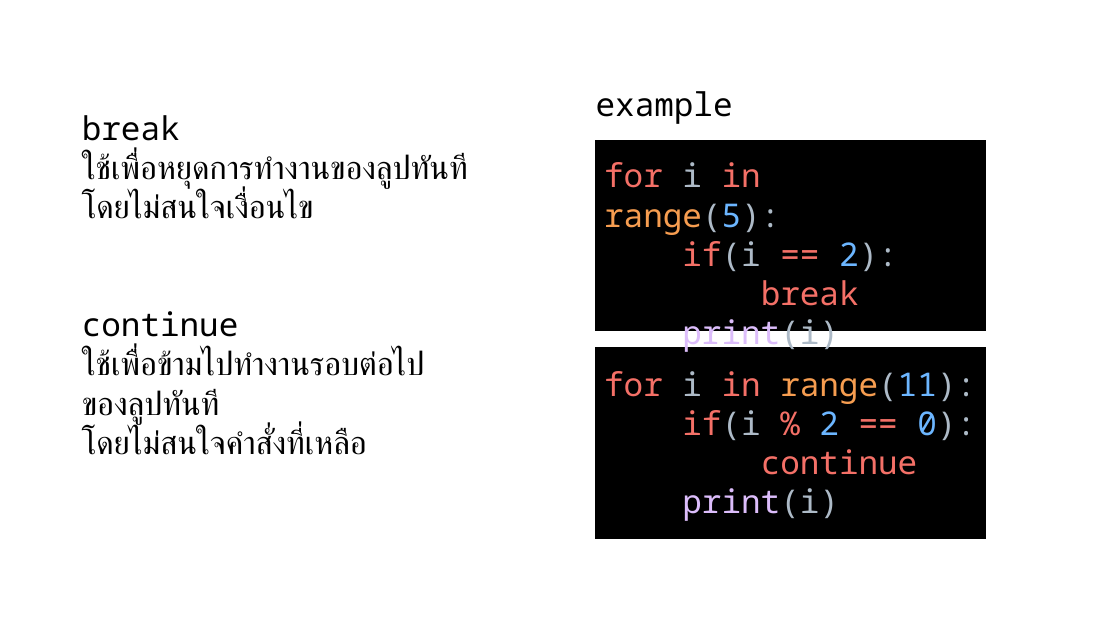
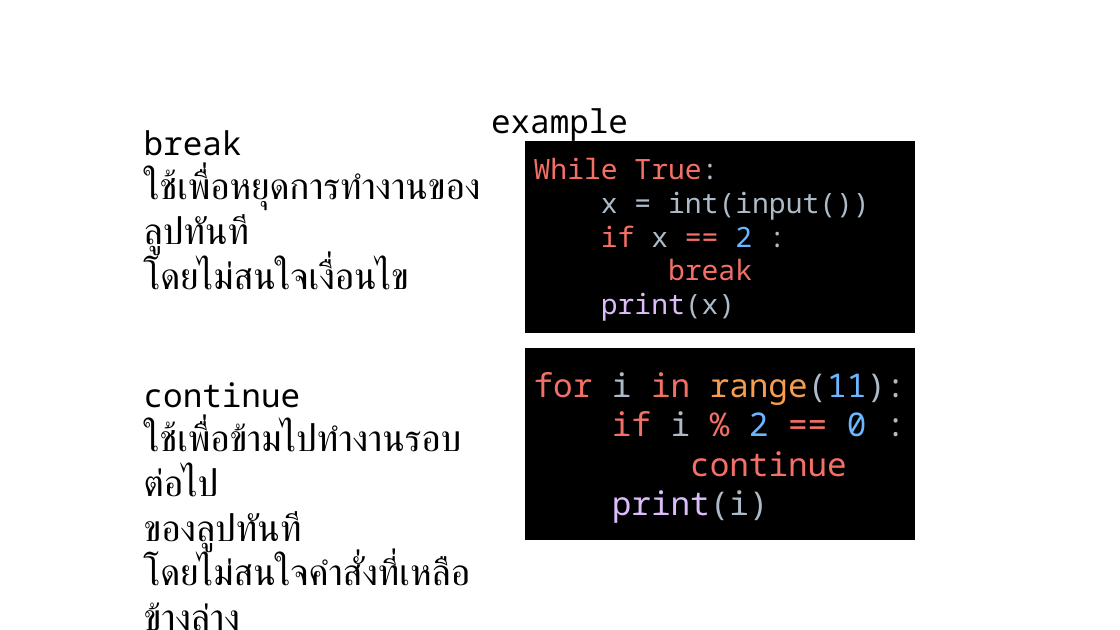
Before and after one commit to Vjumpkung/LetMeTiredPython, a slide deck: slide 18 of slide.pptx (slide 14 before the commit). Drawn at 1120x630 pixels with LibreOffice and Linux fonts; fonts in the diff are those of the drawing; background and template pictures are left out. Boxes give left, top, right and bottom in pixels: in the first picture for what was removed or moved away, otherwise in the second. Text is boxed around its words. In the diff, an @@ line names an element or a change of style, - is before the commit and + after.

```diff
--- a/slide.pptx
+++ b/slide.pptx
@@ text "break": place and size @@
-text "break" at box(82, 115, 468, 455)
+text "break" at box(144, 130, 481, 586)
@@ text "example": place and size @@
-text "example" at box(596, 91, 733, 124)
+text "example" at box(491, 108, 628, 143)
@@ 2 rectangles, 1 text: place and size @@
-2 rectangles, 1 text at box(596, 140, 986, 539)
+2 rectangles, 1 text at box(525, 142, 915, 539)
@@ text "While True:": place and size @@
-text "While True:" at box(604, 162, 898, 352)
+text "While True:" at box(534, 157, 870, 321)
@@ text at box(144, 170, 481, 552): size 28 to 32 pt, font Noto Sans Mono to Arial in "ใช้เพื่อหยุดการทํางานของลูปทันที", "โดยไม่สนใจเงื่อนไข", "ใช้เพื่อข้ามไปทํางานรอบต่อไป", "ของลูปทันที" @@
@@ text at box(534, 157, 870, 247): text changed; size 28 to 24 pt; text colour #F47067 to #ADBAC7 @@
-for i in range(5):
-if(i == 2):
+While True:
+x = int(input())
+if x == 2 :
@@ text at box(668, 258, 752, 281): size 28 to 24 pt in "break" @@
@@ text at box(601, 292, 735, 321): text changed; size 28 to 24 pt @@
-print(i)
+print(x)
@@ text at box(612, 411, 867, 437): text changed @@
-if(i % 2 == 0):
+if i % 2 == 0 :
@@ text at box(144, 556, 470, 586): text changed; size 28 to 32 pt; font Noto Sans Mono to Arial @@
-โดยไม่สนใจคําสั่งที่เหลือ
+โดยไม่สนใจคําสั่งที่เหลือข้างล่าง
```
Also in this commit, not shown: 16 other slides changed, 5 slides added.
